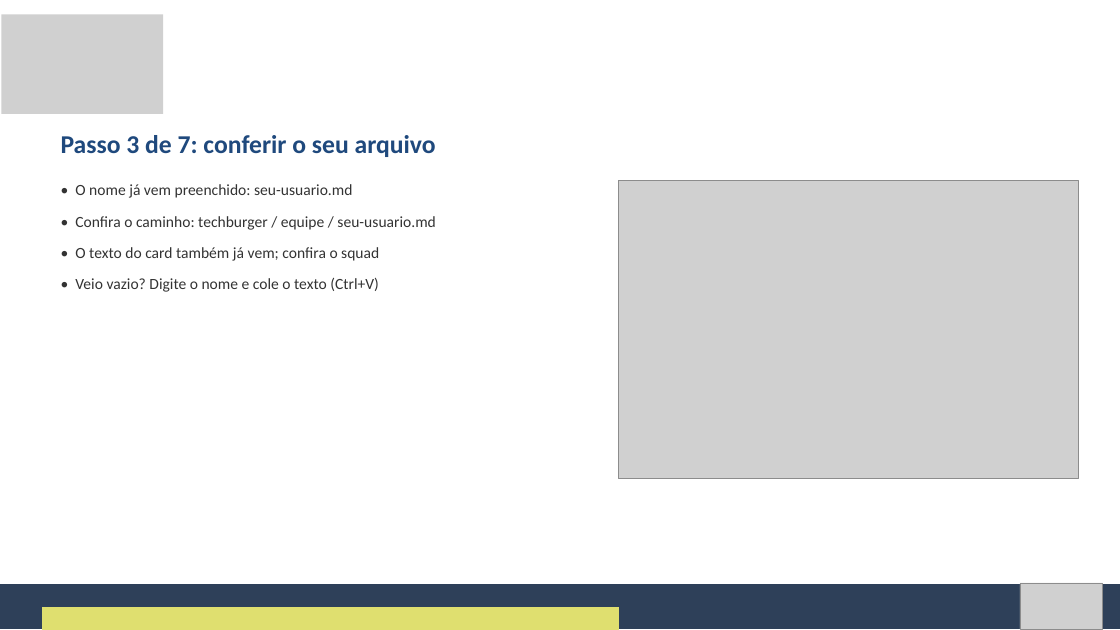
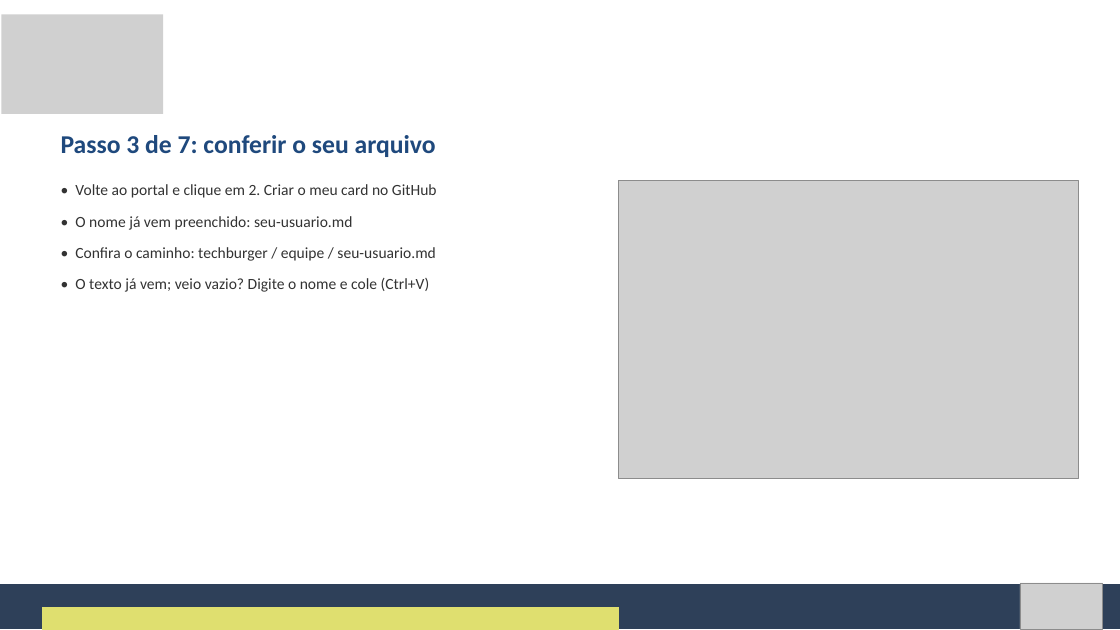
Before and after one commit to Natan20/Curso-Modelagem-De-Sistemas-Material, a slide deck: slide 68 of Aula 13 - 27-10-2026/Aula 13 - Slides.pptx. Drawn at 1120x630 pixels with LibreOffice and Linux fonts; fonts in the diff are those of the drawing; grey boxes stand for pictures. Boxes give left, top, right and bottom in pixels: in the first picture for what was removed or moved away, otherwise in the second. Text is boxed around its words. In the diff, an @@ line names an element or a change of style, - is before the commit and + after.

Commit message:
Aula 13: fork como passo próprio (botão 1 do portal) e aviso de e-mail verificado

```diff
--- a/Aula 13 - 27-10-2026/Aula 13 - Slides.pptx
+++ b/Aula 13 - 27-10-2026/Aula 13 - Slides.pptx
@@ text at box(75, 184, 437, 198): paragraph added @@
+• Volte ao portal e clique em 2. Criar o meu card no GitHub
@@ text at box(75, 278, 430, 292): text changed @@
-• O texto do card também já vem; confira o squad
-• Veio vazio? Digite o nome e cole o texto (Ctrl+V)
+• O texto já vem; veio vazio? Digite o nome e cole (Ctrl+V)
```
Also in this commit, not shown: 4 other slides changed, 2 other files.
